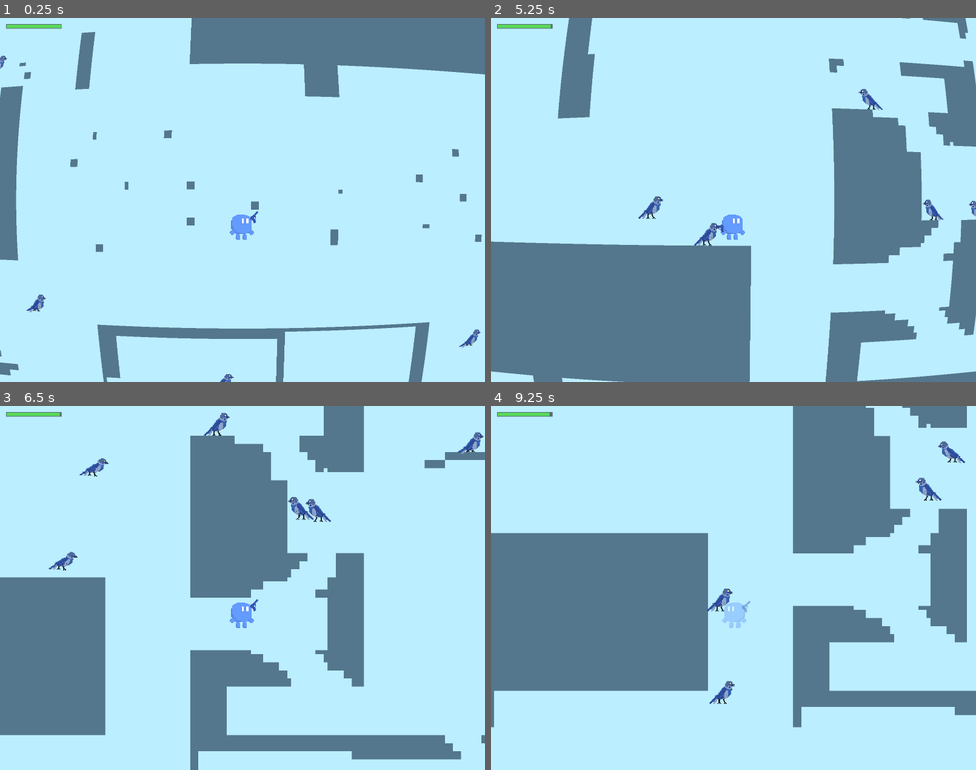
Above: before the commit, frames 1-4 (two rows, left to right).
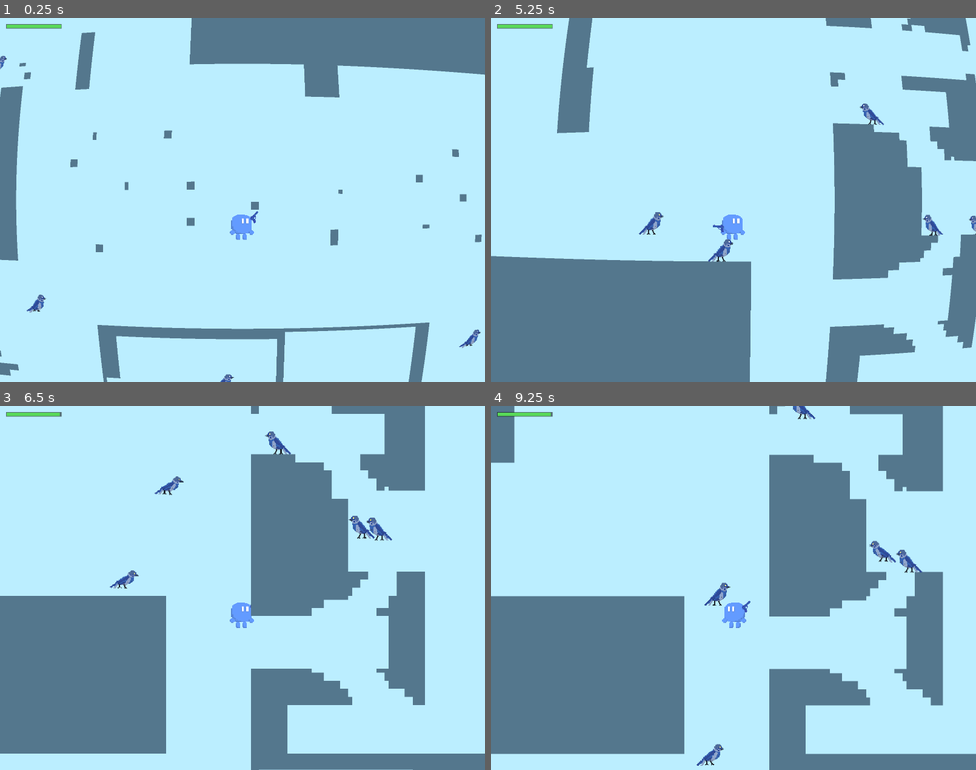
Above: after the commit, the same moments.

Repository: aleksey-45/the-cyancular-ruins
Game: Godot game, scene res://Scenes/Level0.tscn
Two runs of this game, one before a commit and one after it. Both use one fixed random seed, a clock stepped at 60 frames per second and the inputs below.
Inputs (mouse positions are in pixels of both pictures, inside the frame that each line leads up to):
- Up to frame 1 (0.25 s): no input
- Up to frame 2 (5.25 s): move the mouse to (709, 272) at 0.52 s; hold R (R) 0.53-1.28 s; hold D (right) 0.53-2.03 s; tap W (up) at 0.77, 1.07, 1.52, 1.82, 2.3, 2.85, 3.02, 3.32, 3.77, 4.07, 4.52, 4.82 s; click (709, 272) at 0.8 s; move the mouse to (879, 254) at 1.27 s; click (879, 254) at 1.35 s; tap X (charge) at 1.55, 2.1, 4.55, 5.1 s; move the mouse to (588, 145) at 2.02 s; hold A (left) 2.03-4.28 s; move the mouse to (757, 200) at 2.77 s; tap R (R) at 3.05 s; move the mouse to (660, 109) at 3.52 s; hold R (R) 3.53-4.28 s; click (660, 109) at 3.8 s; move the mouse to (840, 181) at 4.27 s; hold D (right) from 4.28 s (still down); click (840, 181) at 4.35 s; move the mouse to (636, 218) at 5.02 s
- Up to frame 3 (6.5 s): keep holding D (right); tap W (up) at 5.3, 6.02, 6.32 s; move the mouse to (291, 507) at 5.77 s; tap Delete (toggle_barrel) at 5.85 s; tap R (R) at 6.05 s
- Up to frame 4 (9.25 s): move the mouse to (709, 660) at 6.52 s; hold R (R) 6.53-7.28 s; tap W (up) at 6.77, 7.07, 7.52, 7.82, 8.3, 8.85, 9.02 s; click (709, 660) at 6.8 s; move the mouse to (879, 642) at 7.27 s; click (879, 642) at 7.35 s; tap X (charge) at 7.55, 8.1 s; move the mouse to (588, 533) at 8.02 s; release D (right) at 8.03 s; hold A (left) from 8.03 s (still down); move the mouse to (757, 588) at 8.77 s; tap R (R) at 9.05 s

The runs differ from the first frame. In frame 1, 0.4% of the frame differs, in the area x 0-100%, y 3-100%; in frame 2, 9.9%; in frame 3, 37%; in frame 4, 40%, in the area x 0-100%, y 0-100%.

Commit message:
chore: wrap/crop/camera-base refactors + player pose enum + wall-merge (weapon-system deps)

Diff:
--- a/Globals/maze_generator.gd
+++ b/Globals/maze_generator.gd
@@ -40,6 +40,20 @@
 	if p.y - anchor.y > h * 0.5:
 		p.y -= h
 	elif p.y - anchor.y < -h * 0.5:
+		p.y += h
+	return p
+
+
+# 把点取模回 [0,w)×[0,h) 绝对区间(玩家锚点自身用;实体锚定玩家副本见 anchor_to_nearest)。
+static func wrap_to_range(pos: Vector2, w: float, h: float) -> Vector2:
+	var p := pos
+	if p.x >= w:
+		p.x -= w
+	elif p.x < 0.0:
+		p.x += w
+	if p.y >= h:
+		p.y -= h
+	elif p.y < 0.0:
 		p.y += h
 	return p
 
--- a/Scenes/Enemies/EnemyJumpBird.tscn
+++ b/Scenes/Enemies/EnemyJumpBird.tscn
@@ -162,9 +162,7 @@
 [node name="AnimatedSprite2D" type="AnimatedSprite2D" parent="."]
 texture_filter = 1
 sprite_frames = SubResource("SpriteFrames_688rj")
-animation = &"wake_up"
-frame = 1
-frame_progress = 0.0536908
+animation = &"sleeping"
 
 [node name="CollisionPolygon2D" type="CollisionPolygon2D" parent="."]
 visible = false
--- a/Scenes/Enemies/enemy_base.gd
+++ b/Scenes/Enemies/enemy_base.gd
@@ -10,6 +10,9 @@
 
 # 环面接缝兜底:物理 Area 用欧氏距离,跨接缝不重叠,这里用环面距离补(略大于 ContactArea 半对角线)
 const CONTACT_RADIUS: float = 40.0
+
+const GROUND_FRICTION: float = 0.85  # 落地时水平速度衰减系数
+const STOP_EPSILON: float = 5.0      # 水平速度低于此值直接归零,避免贴地滑行
 
 var is_dead: bool = false
 var _hit_flash_time: float = 0.0
@@ -57,8 +60,8 @@
 	# 避免跳跃/冲刺/击飞的残留速度让敌人在地面滑行。
 	# 放在 _ai 之前,这样 _ai 里新设的跳跃/冲刺初速不受当帧摩擦影响。
 	if use_gravity and is_on_floor():
-		velocity.x *= 0.85
-		if absf(velocity.x) < 5.0:
+		velocity.x *= GROUND_FRICTION
+		if absf(velocity.x) < STOP_EPSILON:
 			velocity.x = 0.0
 	_ai(delta)
 	_anim_update()
@@ -77,13 +80,17 @@
 func hurt(damage: int, knock_dir: Vector2) -> void:
 	if is_dead:
 		return
+	_apply_hit(damage, knock_dir)
+	if hp <= 0:
+		is_dead = true
+		queue_free()
+
+# 受击通用逻辑:扣血、击退、白闪。子类覆写 hurt() 时也应调用本方法,避免逻辑分叉。
+func _apply_hit(damage: int, knock_dir: Vector2) -> void:
 	hp -= damage
 	velocity += knock_dir.normalized() * knockback_strength
 	modulate = Color(3.0, 3.0, 3.0, 1.0)  # 受击白闪
 	_hit_flash_time = EnemyParams.shared.hit_flash
-	if hp <= 0:
-		is_dead = true
-		queue_free()
 
 func toroidal_dist_to_player() -> float:
 	return toroidal_delta_to_player().length()
@@ -109,14 +116,8 @@
 	var p := get_tree().get_first_node_in_group("player") as Node2D
 	if p == null:
 		# 无玩家(场景切换/加载中)时退回绝对取模,防止敌人无限漂移
-		if global_position.x >= GameParameters.MAP_WIDTH:
-			global_position.x -= GameParameters.MAP_WIDTH
-		elif global_position.x < 0.0:
-			global_position.x += GameParameters.MAP_WIDTH
-		if global_position.y >= GameParameters.MAP_HEIGHT:
-			global_position.y -= GameParameters.MAP_HEIGHT
-		elif global_position.y < 0.0:
-			global_position.y += GameParameters.MAP_HEIGHT
+		global_position = MazeGenerator.wrap_to_range(global_position,
+				GameParameters.MAP_WIDTH, GameParameters.MAP_HEIGHT)
 		return
 	global_position = MazeGenerator.anchor_to_nearest(global_position, p.global_position,
 			GameParameters.MAP_WIDTH, GameParameters.MAP_HEIGHT)
--- a/Scenes/Enemies/enemy_jump_bird.gd
+++ b/Scenes/Enemies/enemy_jump_bird.gd
@@ -125,10 +125,7 @@
 func hurt(damage: int, knock_dir: Vector2) -> void:
 	if is_dead:
 		return
-	hp -= damage
-	velocity += knock_dir.normalized() * knockback_strength
-	modulate = Color(3.0, 3.0, 3.0, 1.0)  # 受击白闪
-	_hit_flash_time = EnemyParams.shared.hit_flash
+	_apply_hit(damage, knock_dir)
 	if hp <= 0:
 		is_dead = true
 		_anim.play("dead")  # 死亡动画(一次性),播完消失
--- a/Scenes/Level0.tscn
+++ b/Scenes/Level0.tscn
@@ -31,7 +31,6 @@
 [node name="Player" parent="WorldViewport" instance=ExtResource("2_uec86")]
 texture_filter = 1
 position = Vector2(4, -20)
-collision_mask = 1
 
 [node name="WallLayer" type="TileMapLayer" parent="WorldViewport"]
 
--- a/Scenes/Player.tscn
+++ b/Scenes/Player.tscn
@@ -126,7 +126,7 @@
 
 [node name="AnimatedSprite2D" type="AnimatedSprite2D" parent="."]
 sprite_frames = SubResource("SpriteFrames_dewec")
-animation = &"fly"
+animation = &"idle"
 autoplay = "idle"
 
 [node name="CollisionShape2D_charge" type="CollisionPolygon2D" parent="."]
--- a/Scenes/bullet.gd
+++ b/Scenes/bullet.gd
@@ -3,7 +3,8 @@
 
 var velocity_vec: Vector2 = Vector2.ZERO
 var damage: int = 1
-var max_range: float = 700.0
+# 默认与全局射程一致(setup() 会再覆盖)
+var max_range: float = GameParameters.bullet_range
 var traveled: float = 0.0
 
 func setup(dir: Vector2, speed: float, range: float, dmg: int) -> void:
@@ -39,14 +40,8 @@
 	# 与敌人一致:锚定到离玩家最近的副本(跟着主角取模),接缝附近不消失。
 	var p := get_tree().get_first_node_in_group("player") as Node2D
 	if p == null:
-		if global_position.x >= GameParameters.MAP_WIDTH:
-			global_position.x -= GameParameters.MAP_WIDTH
-		elif global_position.x < 0.0:
-			global_position.x += GameParameters.MAP_WIDTH
-		if global_position.y >= GameParameters.MAP_HEIGHT:
-			global_position.y -= GameParameters.MAP_HEIGHT
-		elif global_position.y < 0.0:
-			global_position.y += GameParameters.MAP_HEIGHT
+		global_position = MazeGenerator.wrap_to_range(global_position,
+				GameParameters.MAP_WIDTH, GameParameters.MAP_HEIGHT)
 		return
 	global_position = MazeGenerator.anchor_to_nearest(global_position, p.global_position,
 			GameParameters.MAP_WIDTH, GameParameters.MAP_HEIGHT)
--- a/Scenes/camera_2d.gd
+++ b/Scenes/camera_2d.gd
@@ -5,11 +5,16 @@
 var _shake_amt: float = 0.0
 var _shake_time: float = 0.0
 var _shake_dur: float = 0.0
+var _base_pos: Vector2 = Vector2.ZERO
 
 func shake(amount: float, duration: float) -> void:
 	_shake_amt = amount
 	_shake_time = duration
 	_shake_dur = duration
+
+# 无抖动时的基准位置。瞄准换算(player_gun)用它,避免镜头抖动影响准星。
+func get_base_global_position() -> Vector2:
+	return _base_pos
 
 
 func _process(delta: float) -> void:
@@ -18,8 +23,9 @@
 
 	# 直接跟随玩家。玩家跨接缝时位置取模,相机跟随即可;
 	# 视野跳变由环形世界的渲染层处理(见 level_0 的 3x3 铺贴)。
-	global_position.x = target.global_position.x
-	global_position.y = target.global_position.y + GameParameters.cam_y_bias
+	_base_pos.x = target.global_position.x
+	_base_pos.y = target.global_position.y + GameParameters.cam_y_bias
+	global_position = _base_pos
 	if _shake_time > 0.0:
 		_shake_time = maxf(_shake_time - delta, 0.0)
 		var amt := _shake_amt * (_shake_time / maxf(_shake_dur, 0.0001))
--- a/Scenes/hud.gd
+++ b/Scenes/hud.gd
@@ -1,6 +1,7 @@
 class_name HUD
 extends CanvasLayer
 
+const LAYER := 129  # 在 post-process(128)之上,不受桶形/CRT/变灰影响
 const BAR_W: int = 220
 const BAR_H: int = 18
 const MARGIN: int = 24
@@ -8,7 +9,7 @@
 var _fill: ColorRect
 
 func _ready() -> void:
-	layer = 129  # 在 post-process(128)之上,不受桶形/CRT/变灰影响
+	layer = LAYER
 	var bg := ColorRect.new()
 	bg.position = Vector2(MARGIN, MARGIN)
 	bg.size = Vector2(BAR_W, BAR_H)
--- a/Scenes/level_0.gd
+++ b/Scenes/level_0.gd
@@ -82,33 +82,51 @@
 	var rows = grid.size()
 	var ts: int = GameParameters.TILE_SIZE
 
-	# 把连续墙格合并成少数几个大矩形碰撞体（每行扫一遍,把相邻墙段并成一个矩形）。
-	# 需覆盖环面 3×3 展开区域,玩家/子弹/敌人才能跨接缝;否则节点数是格子数×9。
+	# 贪心合并连续墙格为尽可能大的矩形（先横向扩展、再纵向扩展，并标记已访问），
+	# 把形状数从「每行每段一个」压到「每块矩形一个」。需覆盖环面 3×3 展开区域，
+	# 玩家/子弹/敌人才能跨接缝。
 	var total_shapes := 0
 	for ty in range(-1, 2):
 		for tx in range(-1, 2):
 			var offset_x = tx * cols * ts
 			var offset_y = ty * rows * ts
+			var used: Array[Array] = []
+			for _r in range(rows):
+				var urow: Array[bool] = []
+				urow.resize(cols)
+				urow.fill(false)
+				used.append(urow)
 			for y in range(rows):
-				var row: Array = grid[y]
-				var x := 0
-				while x < cols:
-					if row[x] != MazeGenerator.SOLID:
-						x += 1
+				for x in range(cols):
+					if grid[y][x] != MazeGenerator.SOLID or used[y][x]:
 						continue
-					# 找到从 x 起连续墙段的右端
-					var seg_end := x + 1
-					while seg_end < cols and row[seg_end] == MazeGenerator.SOLID:
-						seg_end += 1
+					# 横向扩展整行连续墙段
+					var x2 := x
+					while x2 + 1 < cols and grid[y][x2 + 1] == MazeGenerator.SOLID and not used[y][x2 + 1]:
+						x2 += 1
+					# 纵向扩展:要求下行整段都是未访问的墙
+					var y2 := y
+					while y2 + 1 < rows:
+						var can := true
+						for cx in range(x, x2 + 1):
+							if grid[y2 + 1][cx] != MazeGenerator.SOLID or used[y2 + 1][cx]:
+								can = false
+								break
+						if not can:
+							break
+						y2 += 1
+					# 标记该矩形覆盖的格子已访问
+					for ry in range(y, y2 + 1):
+						for rx in range(x, x2 + 1):
+							used[ry][rx] = true
 					var shape := RectangleShape2D.new()
-					shape.size = Vector2((seg_end - x) * ts, ts)
+					shape.size = Vector2((x2 - x + 1) * ts, (y2 - y + 1) * ts)
 					var col := CollisionShape2D.new()
 					col.shape = shape
-					col.position = Vector2(offset_x + (x + seg_end) * 0.5 * ts,
-							offset_y + y * ts + ts / 2.0)
+					col.position = Vector2(offset_x + (x + x2 + 1) * 0.5 * ts,
+							offset_y + (y + y2 + 1) * 0.5 * ts)
 					walls.add_child(col)
 					total_shapes += 1
-					x = seg_end
 	print("[Level0] wall collision shapes: %d" % total_shapes)
 
 
--- a/Scenes/player.gd
+++ b/Scenes/player.gd
@@ -40,29 +40,37 @@
 
 signal hp_changed(current: int, max: int)
 
+# 姿态状态机（与 JumpBird 的枚举风格统一）。
+enum Pose { STAND, MOVE, FLY, CHARGE, SQUAT }
+const POSE_ANIM: Dictionary = {
+	Pose.STAND: "idle", Pose.MOVE: "move", Pose.FLY: "fly",
+	Pose.CHARGE: "charge", Pose.SQUAT: "squat",
+}
+const POSE_NODE: Dictionary = {
+	Pose.STAND: "CollisionShape2D_stand", Pose.MOVE: "CollisionShape2D_move",
+	Pose.FLY: "CollisionShape2D_fly", Pose.CHARGE: "CollisionShape2D_charge",
+	Pose.SQUAT: "CollisionShape2D_squat",
+}
+
 # 姿态切换锁：进入某姿态后锁定一小段时间，防止 is_on_floor()/velocity
 # 抖动导致 move↔fly 等高频切换（走路抽搐）。
-var state: String = "stand"
+var state: Pose = Pose.STAND
 var state_lock_timer: float = 0.0
 const STATE_LOCK_TIME := 0.15   # 秒，切换后的最短停留时长
 
-# 各动作碰撞箱节点（场景里已按此命名）
-var coll_charge: CollisionPolygon2D
-var coll_squat: CollisionPolygon2D
-var coll_fly: CollisionPolygon2D
-var coll_move: CollisionPolygon2D
-var coll_stand: CollisionPolygon2D
+const STOP_SNAP := 1.0              # 水平速度低于此值直接归零，避免贴地滑行
+const IFRAME_BLINK_RATE := 10.0     # 无敌帧闪烁频率（每秒明暗切换次数）
+
+# 各姿态碰撞箱节点（场景里已按 POSE_NODE 命名），Pose -> CollisionPolygon2D
+var _coll_by_pose: Dictionary = {}
 
 
 func _ready() -> void:
 	add_to_group("player")
 
-	# 缓存各动作碰撞箱节点
-	coll_charge = $CollisionShape2D_charge
-	coll_squat = $CollisionShape2D_squat
-	coll_fly = $CollisionShape2D_fly
-	coll_move = $CollisionShape2D_move
-	coll_stand = $CollisionShape2D_stand
+	# 缓存各姿态碰撞箱节点
+	for pose in Pose.values():
+		_coll_by_pose[pose] = get_node(POSE_NODE[pose])
 
 	hp_changed.emit(hp, max_hp)
 
@@ -81,7 +89,7 @@
 	iframes = maxf(iframes - delta, 0.0)
 	# 无敌帧闪烁
 	if iframes > 0.0:
-		modulate.a = 0.4 if int(iframes * 10) % 2 == 0 else 1.0
+		modulate.a = 0.4 if int(iframes * IFRAME_BLINK_RATE) % 2 == 0 else 1.0
 	else:
 		modulate.a = 1.0
 
@@ -154,7 +162,7 @@
 			else:
 				velocity.x = _approach(velocity.x, 0.0, brake_air, delta)
 			# 指数缓动逼近不到 0，接近 0 时直接吸附，避免贴地滑行
-			if absf(velocity.x) < 1.0:
+			if absf(velocity.x) < STOP_SNAP:
 				velocity.x = 0.0
 
 	# ---------- 面朝方向更新 ----------
@@ -171,15 +179,15 @@
 	# ---------- 姿态切换（带切换锁，禁止频繁切换） ----------
 	# 期望姿态由输入/接触状态决定；进入某姿态后锁定一小段时间，
 	# 避免 is_on_floor()/velocity 抖动导致 move↔fly 高频切换（走路抽搐）。
-	var desired := "stand"
+	var desired: Pose = Pose.STAND
 	if is_charge:
-		desired = "charge"
+		desired = Pose.CHARGE
 	elif is_squat:
-		desired = "squat"
+		desired = Pose.SQUAT
 	elif not is_on_floor():
-		desired = "fly"
+		desired = Pose.FLY
 	elif velocity.x != 0:
-		desired = "move"
+		desired = Pose.MOVE
 
 	if state_lock_timer > 0.0:
 		state_lock_timer -= delta
@@ -188,44 +196,28 @@
 		state_lock_timer = STATE_LOCK_TIME
 
 	# ---------- 动画状态（跟随锁定后的姿态） ----------
-	match state:
-		"charge":
-			animator.play("charge")
-		"squat":
-			animator.play("squat")
-		"fly":
-			animator.play("fly")
-		"move":
-			animator.play("move")
-		_:
-			animator.play("idle")
+	animator.play(POSE_ANIM[state])
 
 	# ---------- 碰撞箱切换 ----------
-	# 每个动作对应一个 CollisionPolygon2D（多边形可在编辑器里分别调整），
+	# 每个姿态对应一个 CollisionPolygon2D（多边形可在编辑器里分别调整），
 	# 运行时只启用当前姿态对应的碰撞箱。
-	coll_charge.disabled = state != "charge"
-	coll_squat.disabled = state != "squat"
-	coll_fly.disabled = state != "fly"
-	coll_move.disabled = state != "move"
-	coll_stand.disabled = state != "stand"
+	for pose in _coll_by_pose:
+		_coll_by_pose[pose].disabled = pose != state
 
 	# ---------- 执行移动 ----------
 	move_and_slide()
 
 	# 环面回卷：玩家只能在中间副本，离开时取模送回
-	if global_position.x >= GameParameters.MAP_WIDTH:
-		global_position.x -= GameParameters.MAP_WIDTH
-	elif global_position.x < 0.0:
-		global_position.x += GameParameters.MAP_WIDTH
-	if global_position.y >= GameParameters.MAP_HEIGHT:
-		global_position.y -= GameParameters.MAP_HEIGHT
-	elif global_position.y < 0.0:
-		global_position.y += GameParameters.MAP_HEIGHT
+	global_position = MazeGenerator.wrap_to_range(global_position,
+			GameParameters.MAP_WIDTH, GameParameters.MAP_HEIGHT)
 
 
 func take_hit(source_pos: Vector2, damage: int) -> void:
 	if downed or iframes > 0.0:
 		return
+	# 冲刺被打断:否则下一帧 is_charge 分支会用冲刺速度覆盖本次击退
+	is_charge = false
+	charge_timer = 0.0
 	hp -= damage
 	iframes = GameParameters.iframes_time
 	var away := (global_position - source_pos).normalized()
--- a/Scenes/player_gun.gd
+++ b/Scenes/player_gun.gd
@@ -57,7 +57,7 @@
 	var b: Bullet = BULLET_SCENE.instantiate()
 	b.setup(dir, GameParameters.bullet_speed, GameParameters.bullet_range, GameParameters.bullet_damage)
 	b.global_position = muzzle.global_position
-	get_parent().get_parent().add_child(b)  # 加入 WorldViewport
+	get_viewport().add_child(b)  # 枪在 WorldViewport 内,get_viewport() 即世界视口
 	_recoil_timer = GameParameters.recoil_time
 	sprite.position = _base_sprite_pos - Vector2(1.0, 0.0) * GameParameters.recoil_kick
 	var cam: Camera2D = get_viewport().get_camera_2d()
@@ -79,8 +79,12 @@
 	# cam.global_position + (鼠标 - 窗口中心) / crop。
 	var win_size := win.get_visible_rect().size
 	var mouse := win.get_mouse_position()
-	var crop := Vector2(win_size.x / sub.size.x, win_size.y / sub.size.y)
-	var world_mouse := cam.global_position + (mouse - win_size * 0.5) / crop
+	var crop := PostProcess.crop_scale(win_size, sub.size)
+	# 用相机无抖动的基准位置,避免镜头抖动让准星跟着跳
+	var cam_center: Vector2 = cam.global_position
+	if cam.has_method("get_base_global_position"):
+		cam_center = cam.get_base_global_position()
+	var world_mouse := cam_center + (mouse - win_size * 0.5) / crop
 	var dir := world_mouse - (get_parent() as Node2D).global_position
 	if dir.length_squared() < 0.0001:
 		return Vector2(float(get_facing()), 0.0)
--- a/Scenes/post_process.gd
+++ b/Scenes/post_process.gd
@@ -1,15 +1,22 @@
 class_name PostProcess
 extends CanvasLayer
+
+const LAYER := 128  # 世界后处理层,低于 HUD(129),不遮 HUD
 
 @export var world_viewport: SubViewport = null
 @export var barrel_strength: float = 0.4
 
 var _mat: ShaderMaterial = null
 
+# 窗口尺寸 / 世界视口尺寸:把窗口映射到世界视口的中心裁剪区。
+# 枪的瞄准换算(player_gun)与 shader 采样都用它,收敛到单一来源,改一处不偏。
+static func crop_scale(win_size: Vector2, world_vp_size: Vector2) -> Vector2:
+	return Vector2(win_size.x / world_vp_size.x, win_size.y / world_vp_size.y)
+
 
 func _ready() -> void:
 	add_to_group("post_process")
-	layer = 128
+	layer = LAYER
 
 	if world_viewport == null:
 		push_error("PostProcess: no world viewport assigned!")
@@ -33,8 +40,7 @@
 
 	# crop_scale = 窗口 / 世界视口，让 shader 只在世界纹理的中心窗口区采样。
 	var vsize := get_viewport().get_visible_rect().size
-	var vp_size := world_viewport.size
-	_mat.set_shader_parameter("crop_scale", Vector2(vsize.x / vp_size.x, vsize.y / vp_size.y))
+	_mat.set_shader_parameter("crop_scale", crop_scale(vsize, world_viewport.size))
 
 	rect.material = _mat
 
